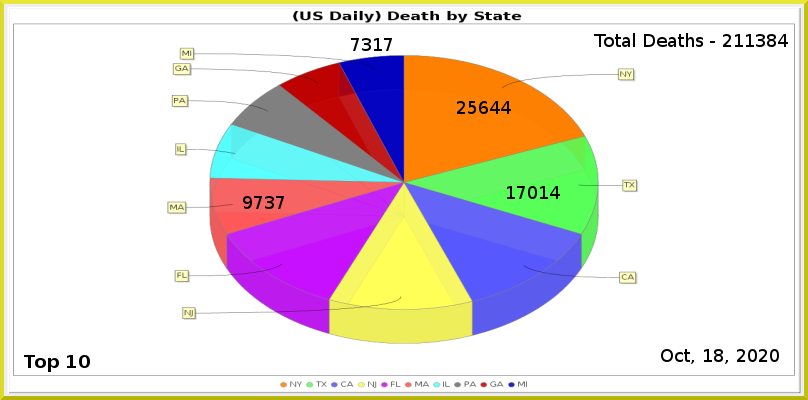
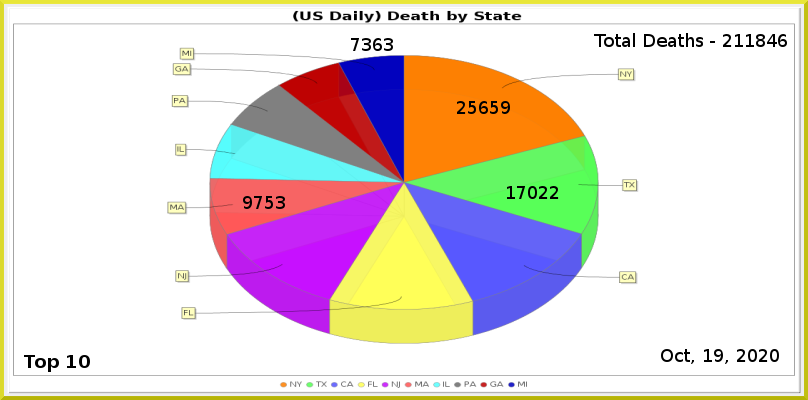
Layer changes from the first (808, 400) image to the second:
painted on "Least" over [373, 38, 393, 51]
painted on "MA" over [265, 196, 285, 209]
painted on "CA" over [539, 186, 560, 199]
painted on "NY" over [490, 101, 511, 114]
renamed "Total Deaths - 211384" to "Total Deaths - 211846", painted on it over [756, 34, 788, 47]
painted on "Current Date" over [714, 349, 723, 362]
painted on "Death_by_State.png" over [167, 47, 638, 388]
